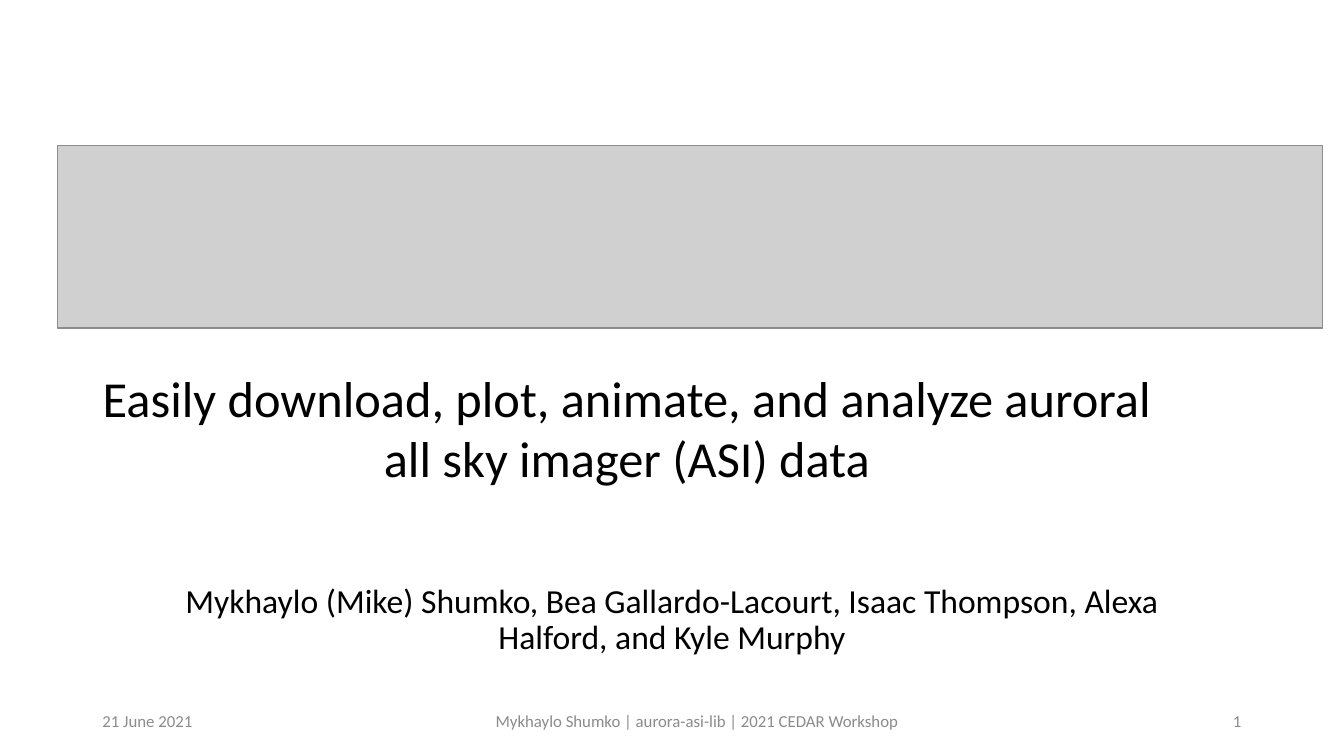
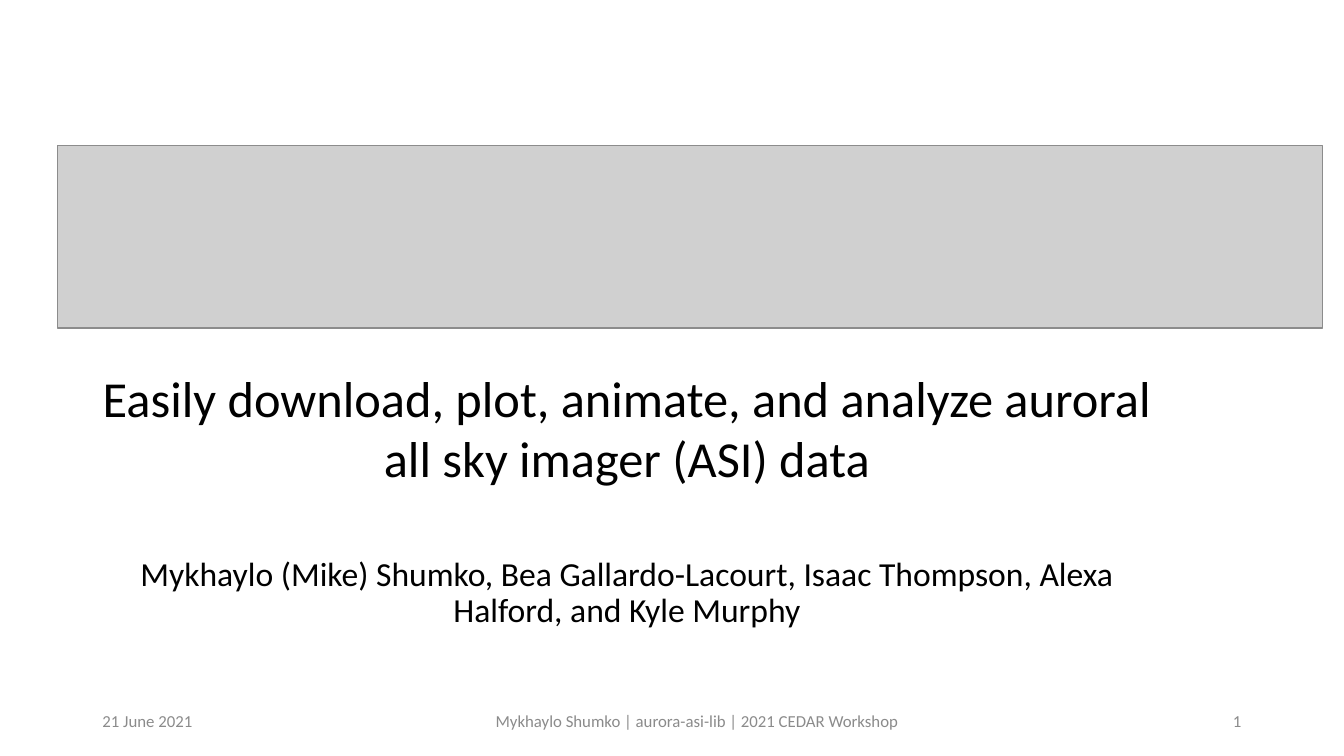
Before and after one commit to mshumko/asilib, a slide deck: slide 1 of presentations/2021_cedar_shumko_asilib.pptx. Drawn at 1344x756 pixels with LibreOffice and Linux fonts; fonts in the diff are those of the drawing; grey boxes stand for pictures. Boxes give left, top, right and bottom in pixels: in the first picture for what was removed or moved away, otherwise in the second. Text is boxed around its words. In the diff, an @@ line names an element or a change of style, - is before the commit and + after.

```diff
--- a/presentations/2021_cedar_shumko_asilib.pptx
+++ b/presentations/2021_cedar_shumko_asilib.pptx
@@ subtitle "Mykhaylo (Mike) Shumko, Bea Gallardo-Lacourt, ...": place and size @@
-subtitle "Mykhaylo (Mike) Shumko, Bea Gallardo-Lacourt, ..." at bbox=[185, 588, 1158, 655]
+subtitle "Mykhaylo (Mike) Shumko, Bea Gallardo-Lacourt, ..." at bbox=[140, 561, 1113, 628]
```
Also in this commit, not shown: 4 other slides changed, 2 slides added.
